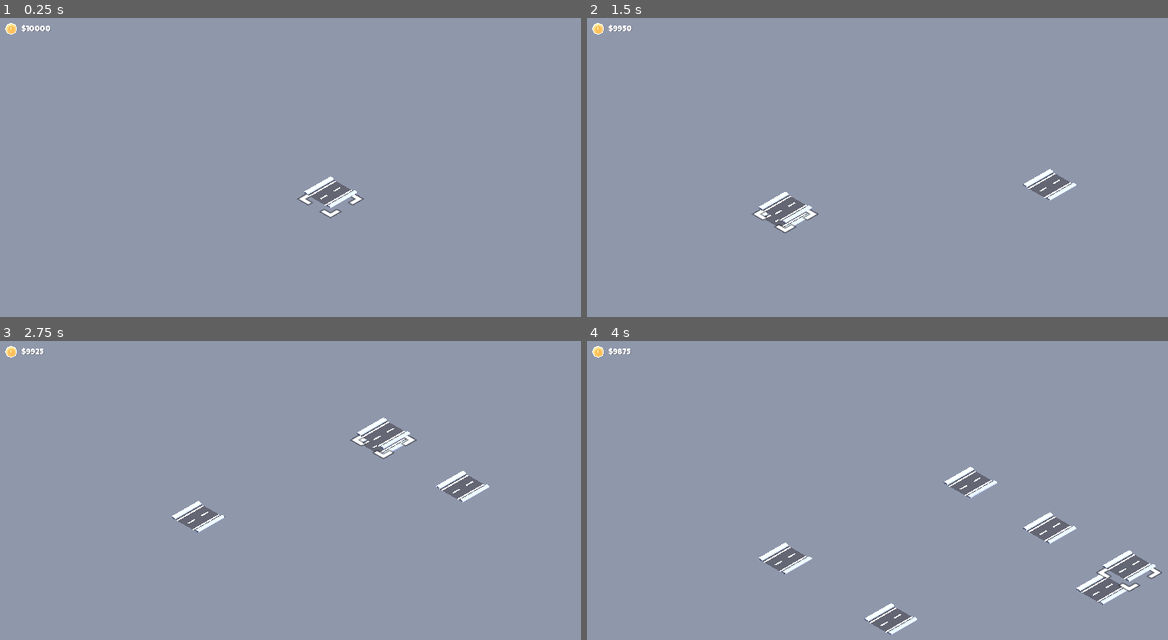
Above: before the commit, frames 1-4 (two rows, left to right).
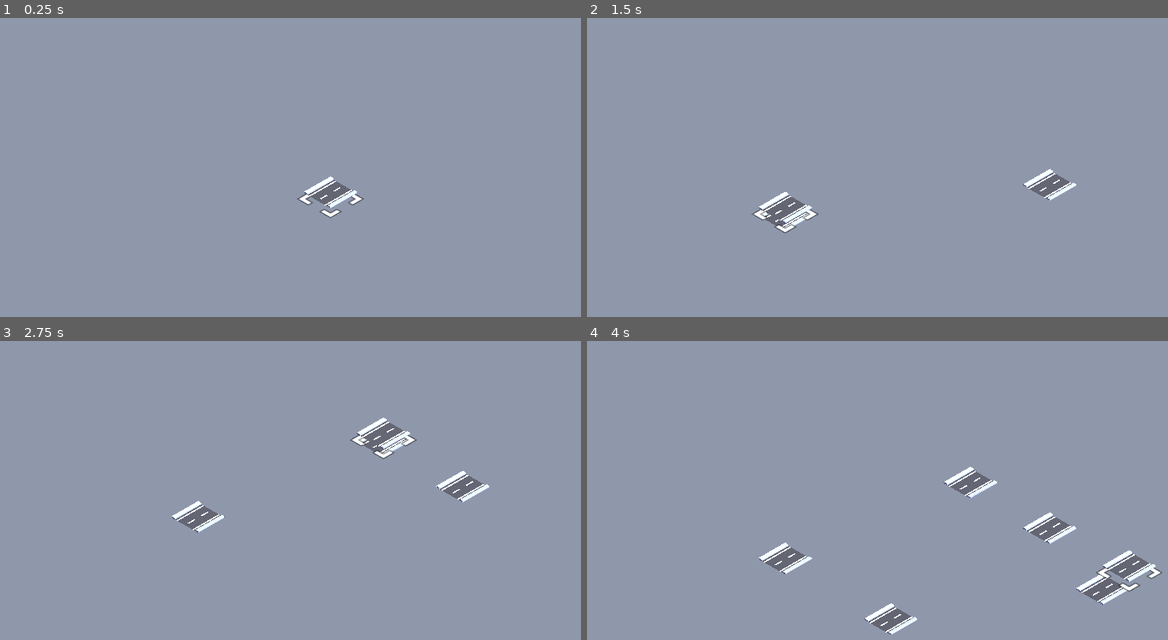
Above: after the commit, the same moments.

Repository: Marcus5408/publicworks
Game: Godot game, scene res://scenes/main.tscn
Two runs of this game, one before a commit and one after it. Both use one fixed random seed, a clock stepped at 60 frames per second and the inputs below.
Inputs (mouse positions are in pixels of both pictures, inside the frame that each line leads up to):
- Up to frame 1 (0.25 s): no input
- Up to frame 2 (1.5 s): tap Enter at 0.5 s; move the mouse to (1063, 182) at 0.52 s; click (1063, 182) at 0.6 s; tap Space at 1.25 s; move the mouse to (784, 218) at 1.27 s; click (784, 218) at 1.35 s
- Up to frame 3 (2.75 s): tap Enter at 2 s; move the mouse to (395, 442) at 2.02 s; tap S (camera_back) at 2.1 s; click (395, 442) at 2.3 s
- Up to frame 4 (4 s): move the mouse to (883, 598) at 2.77 s; tap F (camera_center) at 2.85 s; click (883, 598) at 3.05 s; move the mouse to (1115, 580) at 3.52 s; tap W (camera_forward) at 3.6 s; click (1115, 580) at 3.8 s

The runs differ from the first frame. In frame 1, 0.1% of the frame differs, in the area x 0-9%, y 1-6%; in frame 2, 0.1%; in frame 3, 0.1%; in frame 4, 0.1%.

Commit message:
feat: remove unneeded options from placer

Diff:
--- a/scenes/main.tscn
+++ b/scenes/main.tscn
@@ -8,36 +8,20 @@
 [ext_resource type="Resource" uid="uid://mxrnqinnsqnt" path="res://structures/road-straight-lightposts.tres" id="3_o6o81"]
 [ext_resource type="Resource" uid="uid://ch8vtcpine1lc" path="res://structures/pavement.tres" id="4_b632v"]
 [ext_resource type="Texture2D" uid="uid://cbk07cxgshg26" path="res://sprites/selector.png" id="4_wr1wv"]
-[ext_resource type="Resource" uid="uid://cntgl86ianngh" path="res://structures/building-small-a.tres" id="5_v5o2m"]
-[ext_resource type="Resource" uid="uid://c5fveedgvunju" path="res://structures/building-small-b.tres" id="6_f4603"]
 [ext_resource type="Resource" uid="uid://cqvwy36htu81" path="res://structures/road-split.tres" id="7_kqu4g"]
 [ext_resource type="Resource" uid="uid://dveu4dnue0d54" path="res://structures/road-intersection.tres" id="8_1swhv"]
 [ext_resource type="Resource" uid="uid://dqqe3iofnleup" path="res://structures/pavement-fountain.tres" id="8_4il2q"]
 [ext_resource type="Script" uid="uid://cyqmverbsw2yx" path="res://scripts/view.gd" id="8_yovpv"]
-[ext_resource type="Resource" uid="uid://tm532uesguhk" path="res://structures/grass.tres" id="9_ifw7y"]
-[ext_resource type="Resource" uid="uid://bh65eqgid4kxy" path="res://structures/building-small-c.tres" id="10_84or2"]
-[ext_resource type="Resource" uid="uid://ccb475jeg7ym5" path="res://structures/grass-trees.tres" id="10_vaeah"]
-[ext_resource type="Resource" uid="uid://dtal0tl2ee336" path="res://structures/building-small-d.tres" id="12_8obn7"]
-[ext_resource type="Resource" uid="uid://y6jafhfnhbrp" path="res://structures/grass-trees-tall.tres" id="13_t5d2v"]
-[ext_resource type="Resource" uid="uid://bqb6g3t0tebno" path="res://structures/building-garage.tres" id="13_ut2cy"]
-[ext_resource type="FontFile" uid="uid://d0cxd77jybrcn" path="res://fonts/lilita_one_regular.ttf" id="16_vlub6"]
-[ext_resource type="Texture2D" uid="uid://bng0d1sou7c8a" path="res://sprites/coin.png" id="17_cjamx"]
-
-[sub_resource type="LabelSettings" id="LabelSettings_q176i"]
-font = ExtResource("16_vlub6")
-font_size = 24
-shadow_color = Color(0, 0, 0, 0.392157)
 
 [node name="Main" type="Node3D"]
 
-[node name="Builder" type="Node3D" parent="." node_paths=PackedStringArray("selector", "selector_container", "view_camera", "gridmap", "cash_display")]
+[node name="Builder" type="Node3D" parent="." node_paths=PackedStringArray("selector", "selector_container", "view_camera", "gridmap")]
 script = ExtResource("1_jybm7")
-structures = Array[ExtResource("2_54v6r")]([ExtResource("2_b …(110 unchanged characters)… ource("4_b632v"), ExtResource("8_4il2q"), ExtResource("5_v5o2m"), ExtResource("6_f4603"), ExtResource("10_84or2"), ExtResource("12_8obn7"), ExtResource("13_ut2cy"), ExtResource("9_ifw7y"), ExtResource("10_vaeah"), ExtResource("13_t5d2v")])
+structures = Array[ExtResource("2_54v6r")]([ExtResource("2_b …(110 unchanged characters)… ource("4_b632v"), ExtResource("8_4il2q")])
 selector = NodePath("Selector")
 selector_container = NodePath("Selector/Container")
 view_camera = NodePath("../View/Camera")
 gridmap = NodePath("../GridMap")
-cash_display = NodePath("../CanvasLayer/Control/Cash")
 
 [node name="Selector" type="Node3D" parent="Builder"]
 
@@ -68,29 +52,3 @@
 transform = Transform3D(-0.422618, -0.694272, 0.582563, 0, 0.642788, 0.766044, -0.906308, 0.323744, -0.271654, 0, 0, 0)
 shadow_enabled = true
 shadow_opacity = 0.75
-
-[node name="CanvasLayer" type="CanvasLayer" parent="."]
-
-[node name="Control" type="Control" parent="CanvasLayer"]
-layout_mode = 3
-anchors_preset = 0
-offset_right = 40.0
-offset_bottom = 40.0
-
-[node name="CashIcon" type="TextureRect" parent="CanvasLayer/Control"]
-layout_mode = 0
-offset_left = 20.0
-offset_top = 24.0
-offset_right = 148.0
-offset_bottom = 152.0
-scale = Vector2(0.3, 0.3)
-texture = ExtResource("17_cjamx")
-
-[node name="Cash" type="Label" parent="CanvasLayer/Control"]
-layout_mode = 0
-offset_left = 69.0
-offset_top = 27.0
-offset_right = 270.0
-offset_bottom = 101.0
-text = "$10,000"
-label_settings = SubResource("LabelSettings_q176i")
--- a/scripts/builder.gd
+++ b/scripts/builder.gd
@@ -10,7 +10,6 @@
 @export var selector_container:Node3D # Node that holds a preview of the structure
 @export var view_camera:Camera3D # Used for raycasting mouse
 @export var gridmap:GridMap
-@export var cash_display:Label
 
 var plane:Plane # Used for raycasting mouse
 
@@ -35,7 +34,6 @@
     gridmap.mesh_library = mesh_library
 
     update_structure()
-    update_cash()
 
 func _process(delta):
 
@@ -82,7 +80,6 @@
 
         if previous_tile != index:
             map.cash -= structures[index].price
-            update_cash()
 
 # Demolish (remove) a structure
 
@@ -119,9 +116,6 @@
     selector_container.add_child(_model)
     _model.position.y += 0.25
 
-func update_cash():
-    cash_display.text = "$" + str(map.cash)
-
 # Saving/load
 
 func action_save():
@@ -152,5 +146,3 @@
             map = DataMap.new()
         for cell in map.structures:
             gridmap.set_cell_item(Vector3i(cell.position.x, 0, cell.position.y), cell.structure, cell.orientation)
-
-        update_cash()
Not shown: 1 places in scenes/main.tscn that only renumber resources
